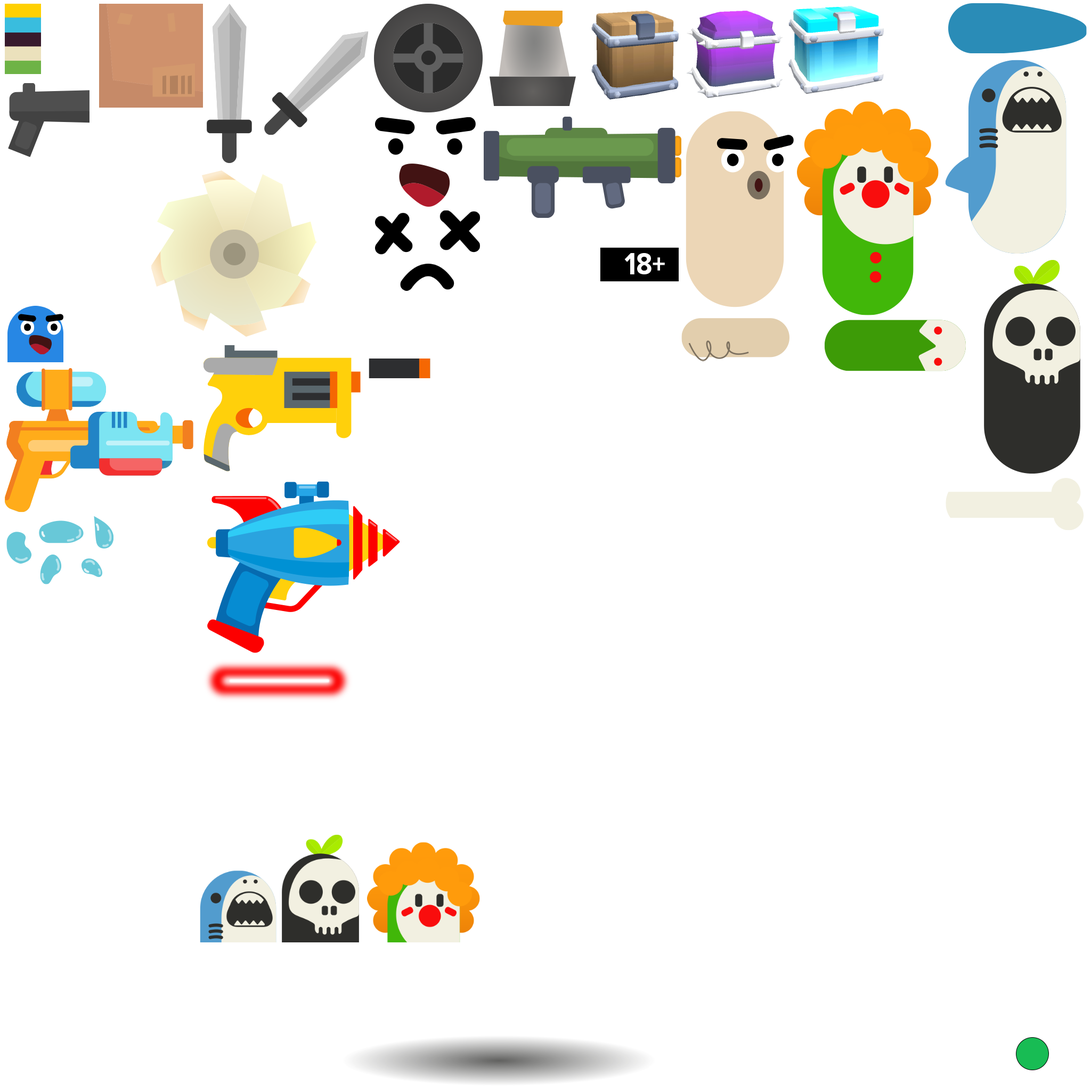
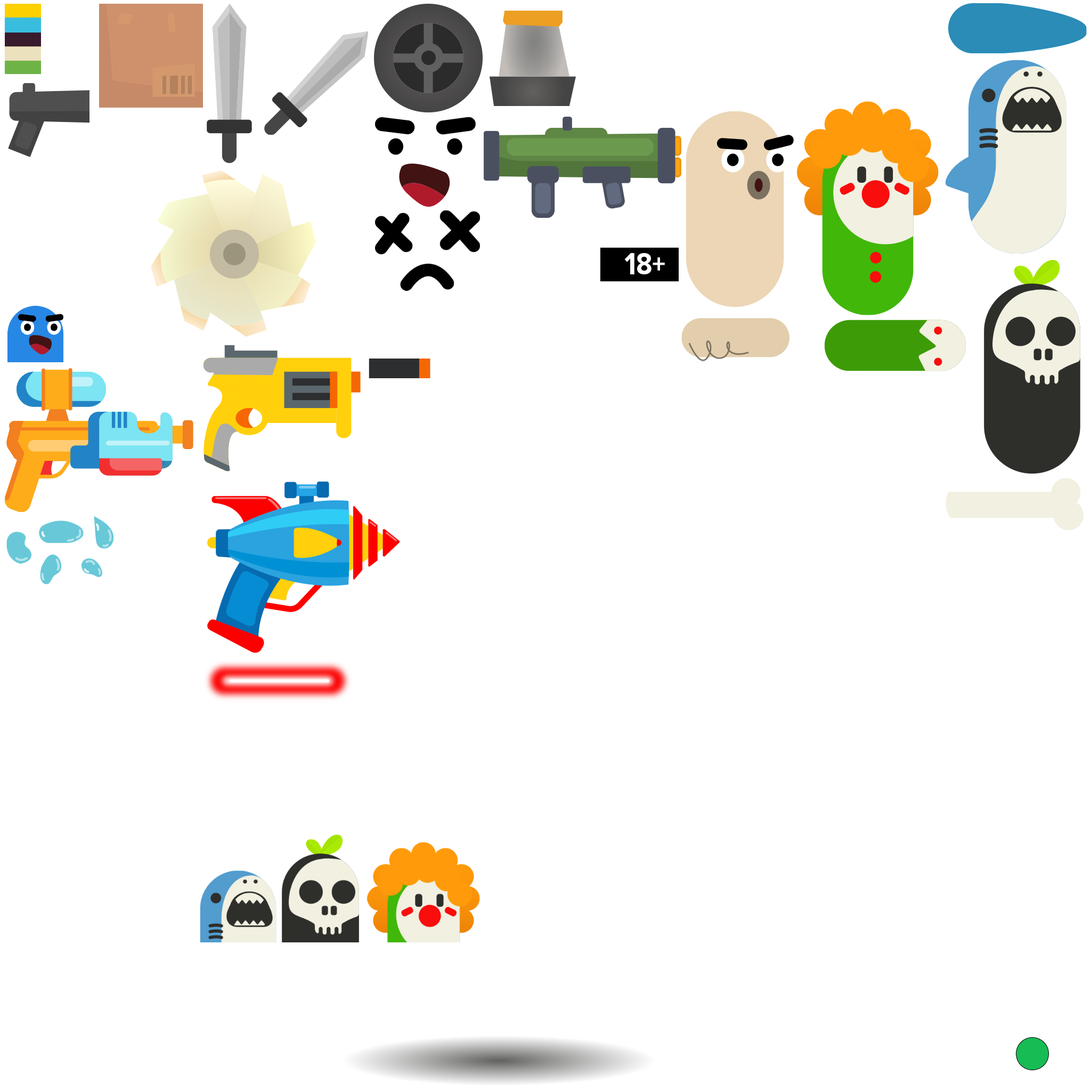
Layer changes from the first 1091×1091 image to the second:
painted on "Layer 29" over [788, 5, 885, 95]
removed layer "Layer 28" over [686, 10, 784, 99]
removed layer "Layer 27" over [591, 10, 679, 100]
